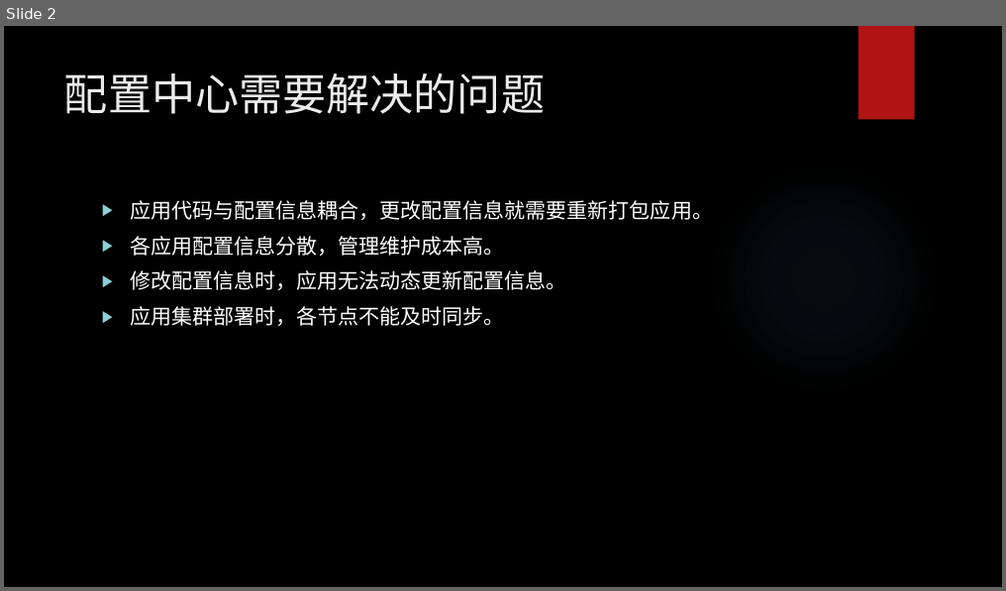
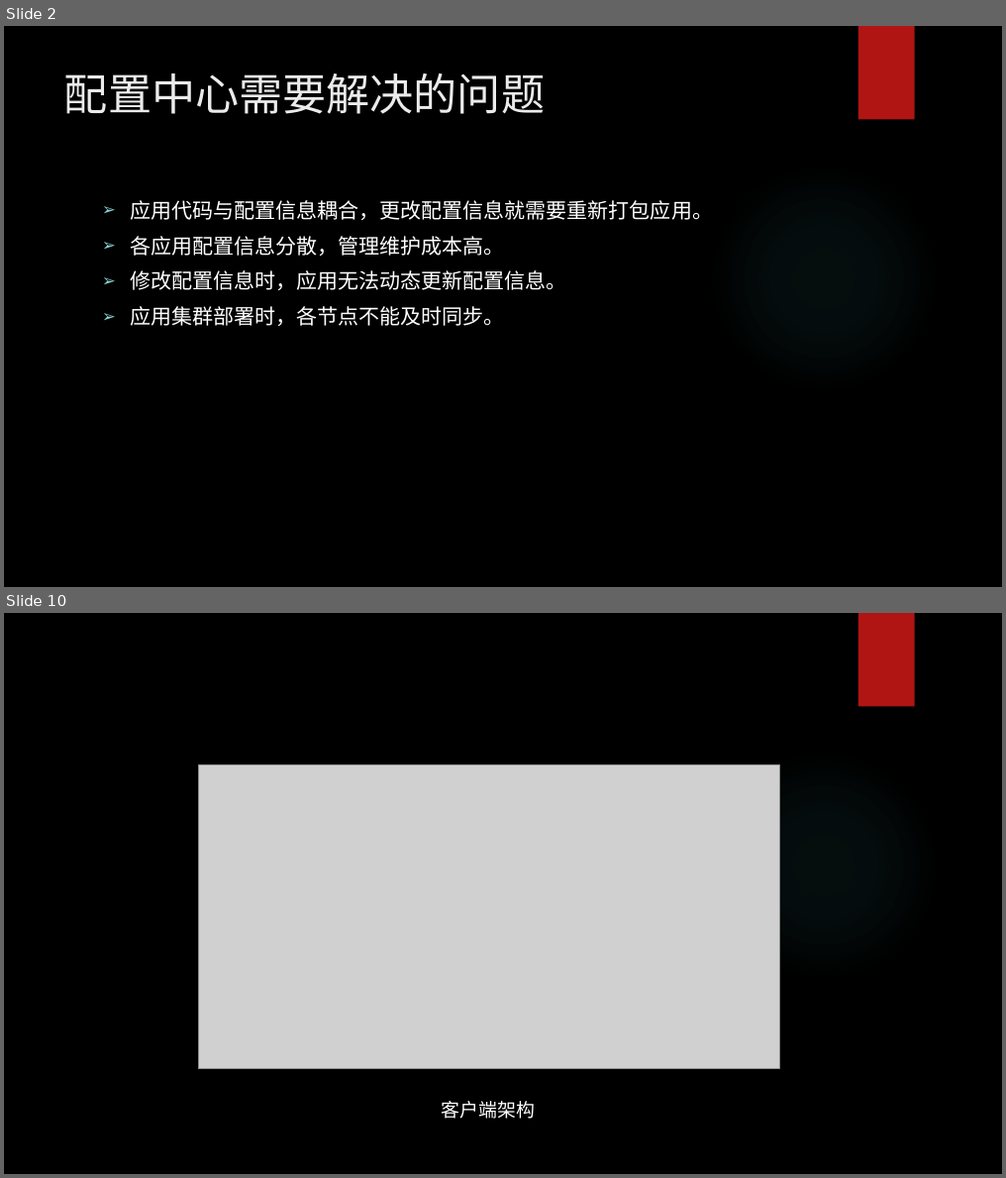
Before and after one commit to llggttd/sources, a slide deck: conf/分布式配置中心.pptx. Shown one above the other, each under a label of ours: slide 2 before the commit, slides 2 and 10 after it; the slides between them are not shown. The pictures are 1006x591 and 1006x1178 pixels, drawn with LibreOffice and Linux fonts; fonts in the diff are those of the drawing; grey boxes stand for pictures; background and template pictures are left out. Boxes give left, top, right and bottom in pixels: in the first picture for what was removed or moved away, otherwise in the second. Text is boxed around its words. In the diff, an @@ line names an element or a change of style, - is before the commit and + after.

```diff
--- a/conf/分布式配置中心.pptx
+++ b/conf/分布式配置中心.pptx
@@ slide 10 added at (4,613,1002,1174), background picture (left out); not listed: 2 template elements that a slide beside it also shows @@
@@ picture added at (199,765,780,1069) @@
@@ text added at (442,1101,535,1119), 18 pt, text #FFFFFF @@
+客户端架构
@@ slide 2 changed as well @@
@@ text "应用代码与配置信息耦合，更改配置信息就需要重新打包应用。" at (130,200,713,326): font TeX Gyre Adventor to Noto Sans CJK SC; bullet ▶ to ➢ @@
```
Also in this commit, not shown: 1 other slide changed, 12 other slides added, 6 other files.
